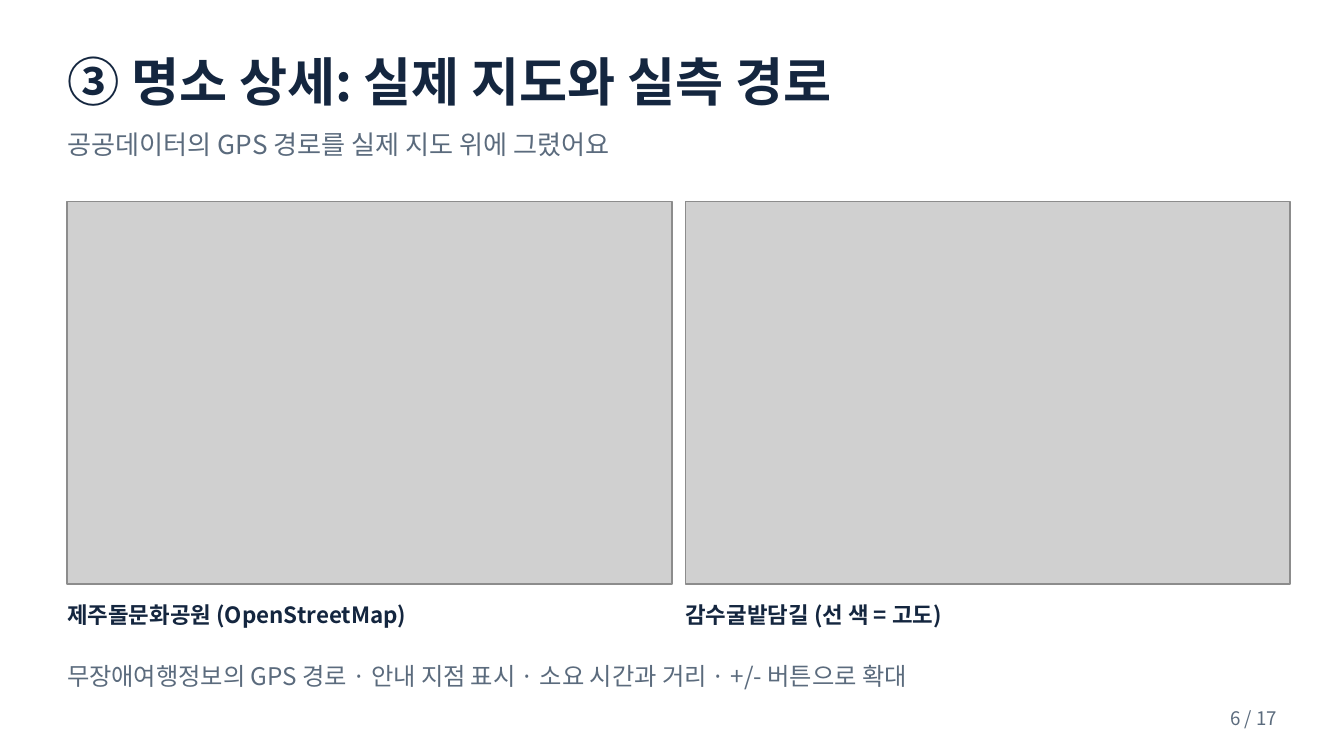
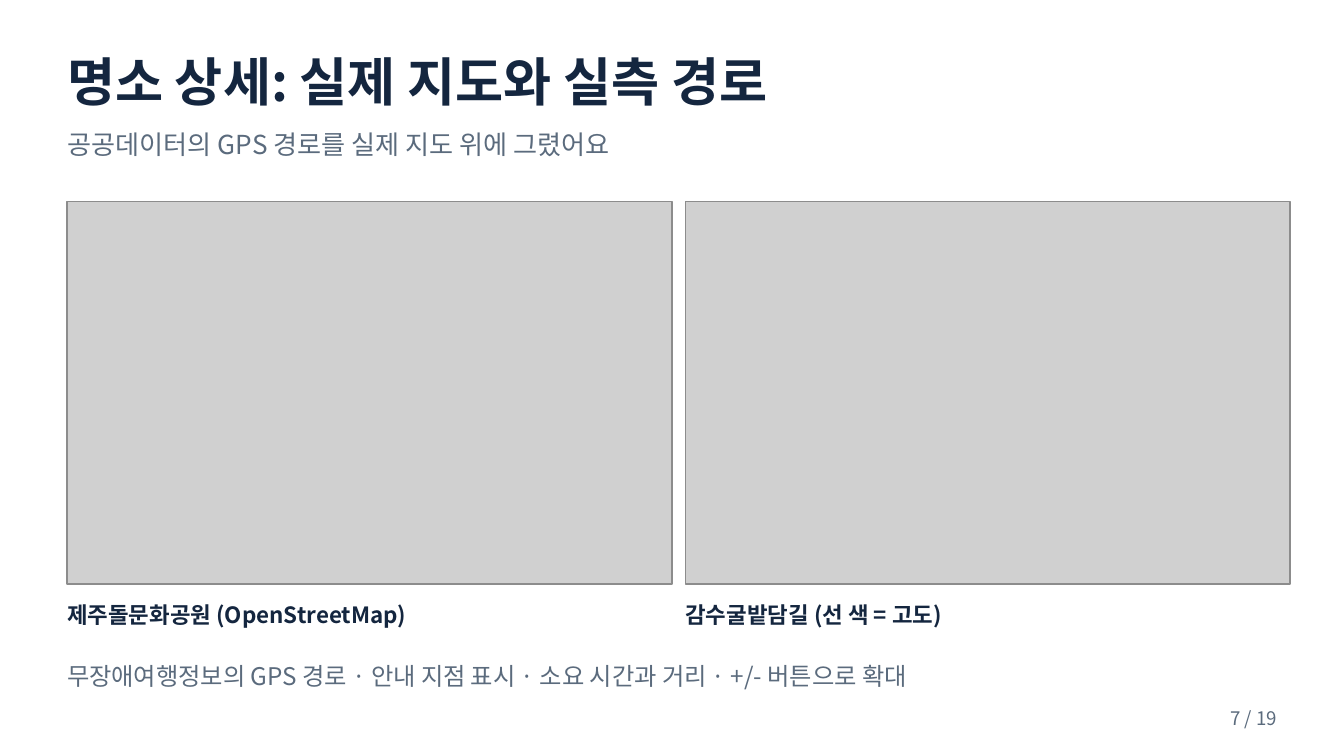
Before and after one commit to pjhjustin2430-cmd/doldam-today-jeju, a slide deck: slide 7 of docs/돌담오늘_발표자료.pptx (slide 6 before the commit). Drawn at 1344x756 pixels with LibreOffice and Linux fonts; fonts in the diff are those of the drawing; grey boxes stand for pictures. Boxes give left, top, right and bottom in pixels: in the first picture for what was removed or moved away, otherwise in the second. Text is boxed around its words. In the diff, an @@ line names an element or a change of style, - is before the commit and + after.

```diff
--- a/docs/돌담오늘_발표자료.pptx
+++ b/docs/돌담오늘_발표자료.pptx
@@ text at [67, 57, 768, 106]: text changed @@
-③ 명소 상세: 실제 지도와 실측 경로
+명소 상세: 실제 지도와 실측 경로
@@ text at [1230, 711, 1277, 725]: text changed @@
-6 / 17
+7 / 19
```
Also in this commit, not shown: 15 other slides changed, 2 slides added, 7 other files.
